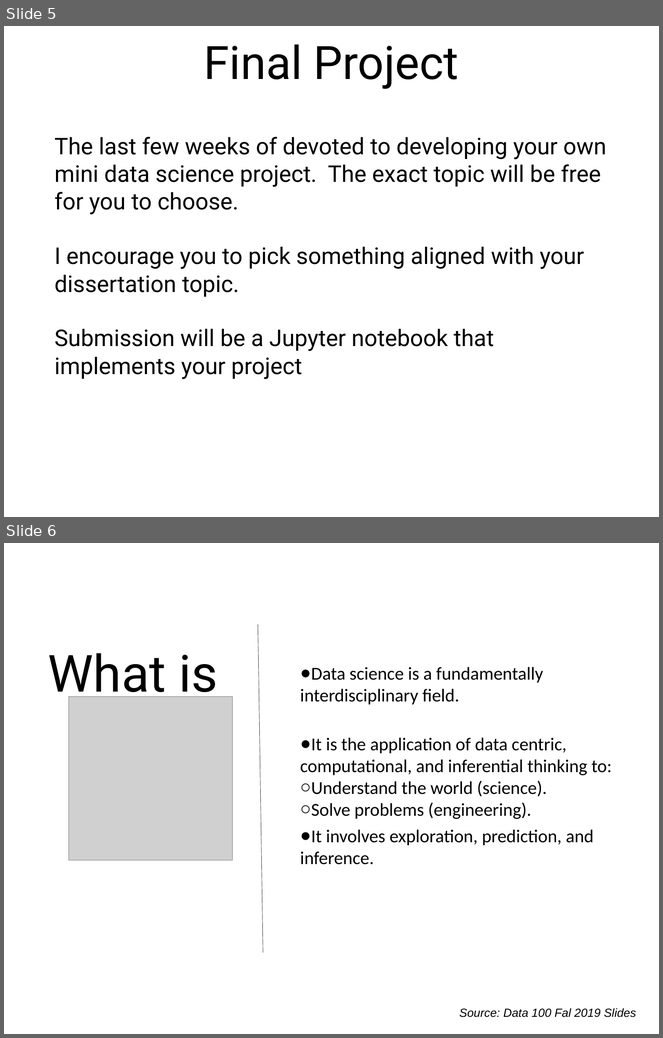
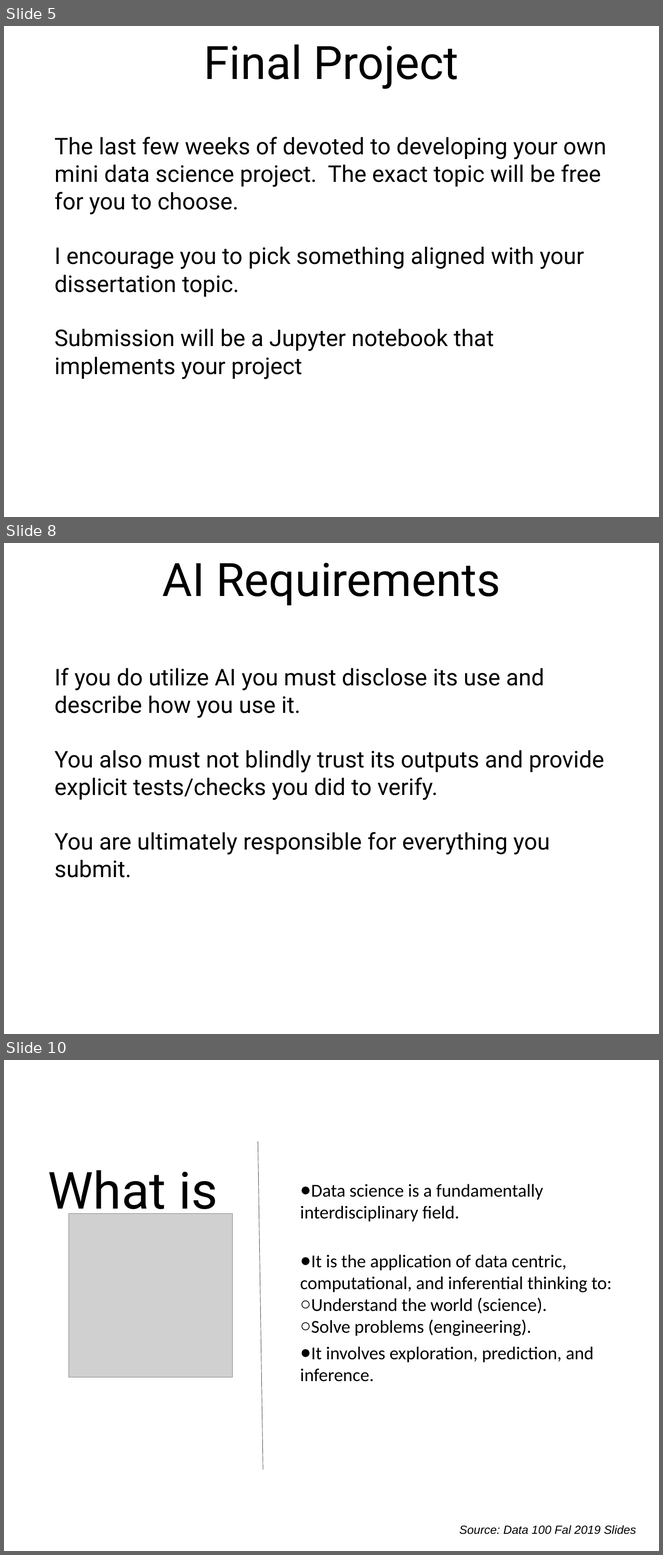
Before and after one commit to aleslab/PS4106_2023_24, a slide deck: slides/PS4106_lecture1_Intro.pptx. Shown one above the other, each under a label of ours: slides 5 and 6 before the commit, slides 5, 8 and 10 after it; the slides between them are not shown. The pictures are 663x1038 and 663x1555 pixels, drawn with LibreOffice and Linux fonts; fonts in the diff are those of the drawing; grey boxes stand for pictures. Boxes give left, top, right and bottom in pixels: in the first picture for what was removed or moved away, otherwise in the second. Text is boxed around its words. In the diff, an @@ line names an element or a change of style, - is before the commit and + after.

```diff
--- a/slides/PS4106_lecture1_Intro.pptx
+++ b/slides/PS4106_lecture1_Intro.pptx
@@ slide 8 added at box(4, 543, 659, 1034), background #FFFFFF @@
@@ title added at box(163, 563, 501, 605), 72 pt, text #000000 @@
+AI Requirements
@@ text added at box(54, 668, 605, 878), 36 pt, text #000000 @@
+If you do utilize AI you must disclose its use and describe how you use it.
+You also must not blindly trust its outputs and provide explicit tests/checks you did to verify.
+You are ultimately responsible for everything you submit.
@@ what was slide 6 is now slide 10 @@
```
Also in this commit, not shown: 3 other slides added, 4 other files.
